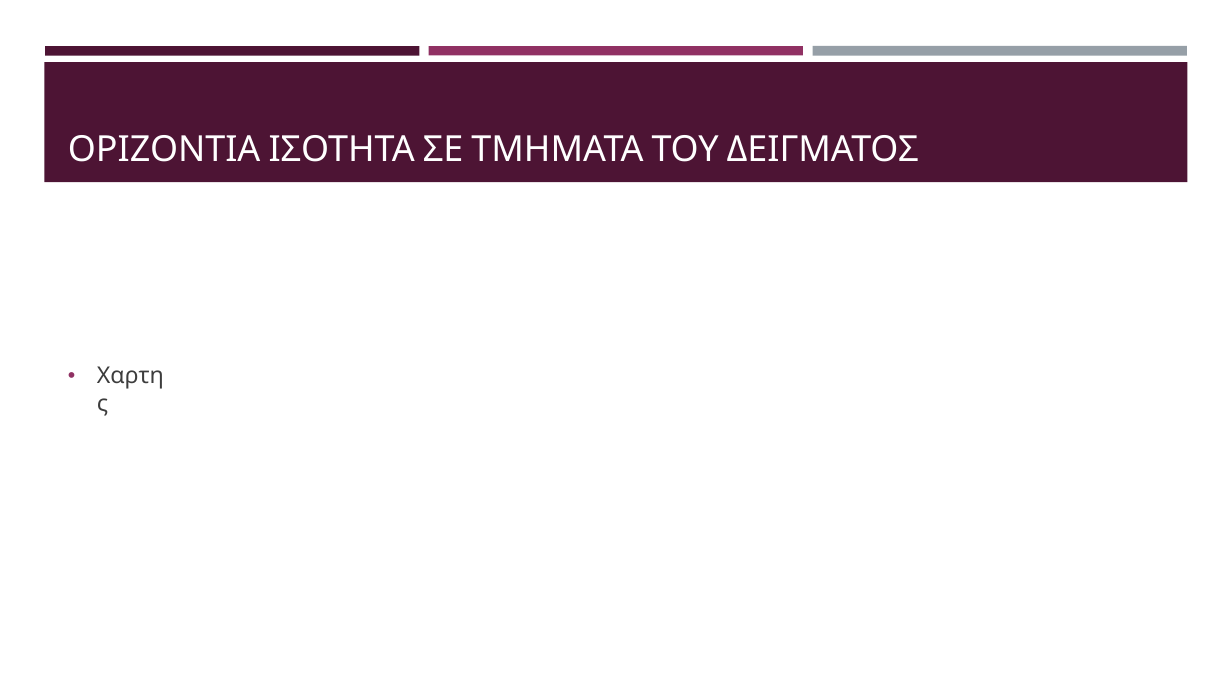
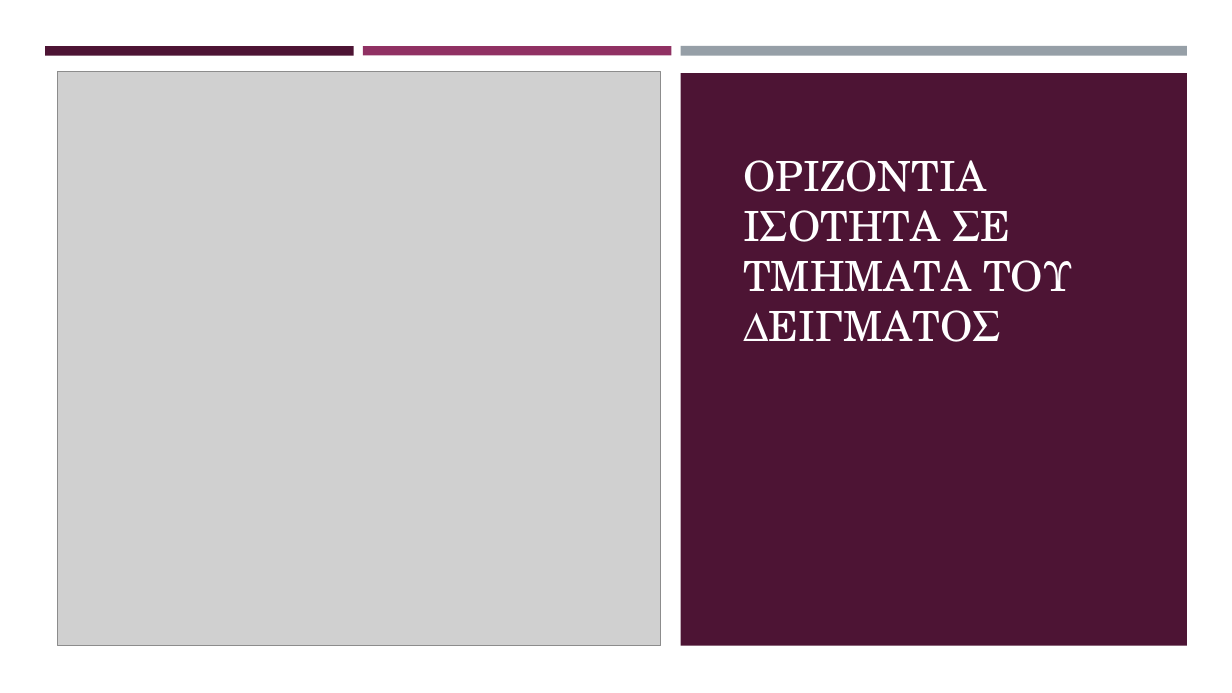
Before and after one commit to kwpap/Diplomatiki_kwpap_step_1, a slide deck: slide 17 of Thesis/Παρουσίαση.pptx (slide 14 before the commit). Drawn at 1232x693 pixels with LibreOffice and Linux fonts; fonts in the diff are those of the drawing; grey boxes stand for pictures. Boxes give left, top, right and bottom in pixels: in the first picture for what was removed or moved away, otherwise in the second. Text is boxed around its words. In the diff, an @@ line names an element or a change of style, - is before the commit and + after.

```diff
--- a/Thesis/Παρουσίαση.pptx
+++ b/Thesis/Παρουσίαση.pptx
@@ rectangle added at (0,0,1232,693), fill #FFFFFF @@
@@ rectangle removed at (45,46,420,55) @@
@@ rectangle added at (45,46,354,55), fill #4D1434 @@
@@ rectangle added at (363,46,672,55), fill #903163 @@
@@ rectangle removed at (429,46,803,55) @@
@@ rectangle added at (681,46,1188,56), fill #969FA7 @@
@@ rectangle removed at (812,46,1187,56) @@
@@ rectangle removed at (44,62,1188,182) @@
@@ picture added at (58,71,662,646) @@
@@ rectangle added at (681,73,1188,646), fill #4D1434 @@
@@ title "ΟΡΙΖΟΝΤΙΑ ΙΣΟΤΗΤΑ ΣΕ ΤΜΗΜΑΤΑ ΤΟΥ ...": place and size @@
-title "ΟΡΙΖΟΝΤΙΑ ΙΣΟΤΗΤΑ ΣΕ ΤΜΗΜΑΤΑ ΤΟΥ ..." at (68,135,919,162)
+title "ΟΡΙΖΟΝΤΙΑ ΙΣΟΤΗΤΑ ΣΕ ΤΜΗΜΑΤΑ ΤΟΥ ..." at (743,160,1072,342)
@@ title "ΟΡΙΖΟΝΤΙΑ ΙΣΟΤΗΤΑ ΣΕ ΤΜΗΜΑΤΑ ΤΟΥ ..." at (743,160,1072,342): size 28 to 32.4 pt, font Cabin to TeX Gyre Schola @@
@@ text removed at (59,367,180,445) @@
-• Χαρτης
```
Also in this commit, not shown: 19 other slides changed, 16 slides added, 4 slides removed, 2 other files.
